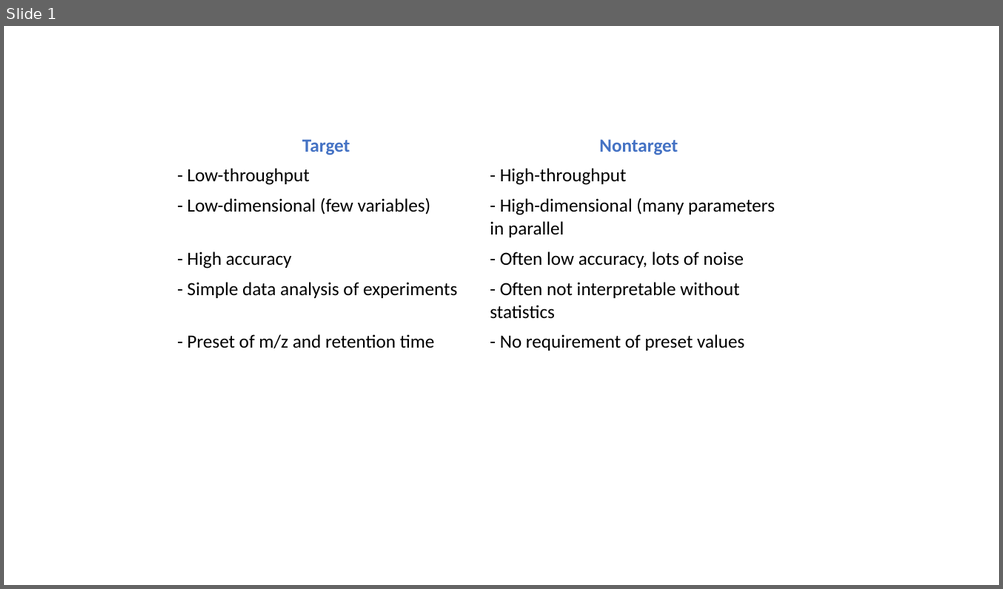
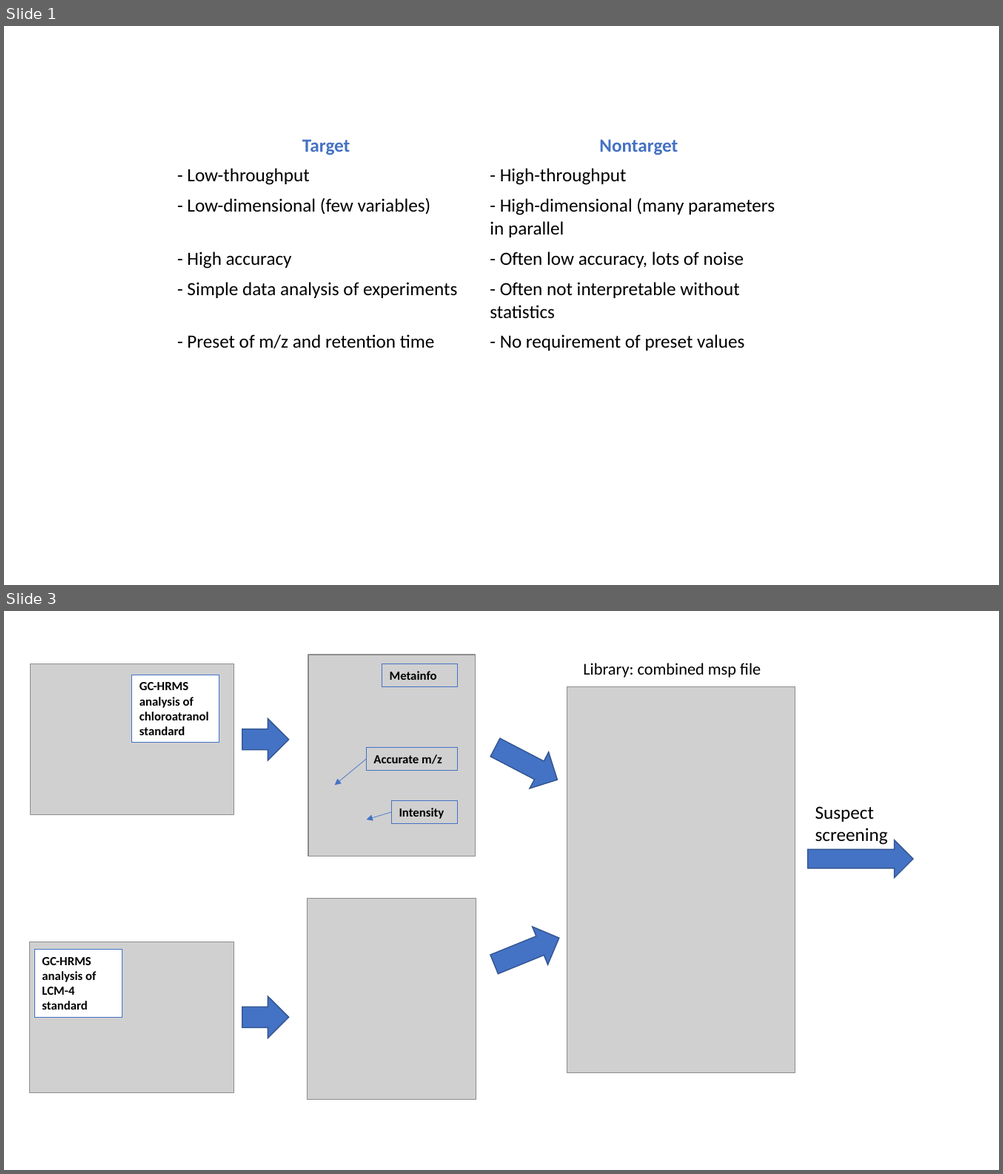
Before and after one commit to WBS-TW/HRMS-SSANTA, a slide deck: images/figures.pptx. Shown one above the other, each under a label of ours: slide 1 before the commit, slides 1 and 3 after it; the slides between them are not shown. The pictures are 1003x589 and 1003x1174 pixels, drawn with LibreOffice and Linux fonts; fonts in the diff are those of the drawing; grey boxes stand for pictures. Boxes give left, top, right and bottom in pixels: in the first picture for what was removed or moved away, otherwise in the second. Text is boxed around its words. In the diff, an @@ line names an element or a change of style, - is before the commit and + after.

```diff
--- a/images/figures.pptx
+++ b/images/figures.pptx
@@ slide 3 added at [4, 611, 999, 1170], background #FFFFFF @@
@@ picture added at [308, 655, 475, 857] @@
@@ picture added at [30, 664, 234, 815] @@
@@ rectangle added at [132, 675, 219, 743], fill #FFFFFF, outline #4472C4 0.75 pt, 12 pt, text #000000, bold @@
+GC-HRMS analysis of chloroatranol standard
@@ rectangle added at [382, 664, 458, 686], outline #4472C4 0.75 pt, 12 pt, text #000000, bold @@
+Metainfo
@@ text added at [583, 663, 760, 678], 16 pt, text #000000 @@
+Library: combined msp file
@@ picture added at [566, 686, 795, 1073] @@
@@ right arrow added at [242, 718, 288, 760], fill #4472C4, outline #325491 1 pt @@
@@ right arrow added at [486, 729, 567, 798], fill #4472C4, outline #325491 1 pt @@
@@ arrow added from (367, 759) to (335, 785), #4472C4 0.5 pt @@
@@ rectangle added at [367, 748, 458, 770], outline #4472C4 0.75 pt, 12 pt, text #000000, bold @@
+Accurate m/z
@@ rectangle added at [391, 801, 457, 823], outline #4472C4 0.75 pt, 12 pt, text #000000, bold @@
+Intensity
@@ text added at [815, 806, 888, 845], 18 pt, text #000000 @@
+Suspect screening
@@ arrow added from (391, 812) to (367, 820), #4472C4 0.5 pt @@
@@ right arrow added at [808, 840, 913, 877], fill #4472C4, outline #325491 1 pt @@
@@ picture added at [307, 898, 476, 1099] @@
@@ right arrow added at [486, 920, 566, 984], fill #4472C4, outline #325491 1 pt @@
@@ picture added at [29, 943, 234, 1093] @@
@@ rectangle added at [34, 950, 122, 1017], fill #FFFFFF, outline #4472C4 0.75 pt, 12 pt, text #000000, bold @@
+GC-HRMS analysis of LCM-4 standard
@@ right arrow added at [242, 997, 288, 1039], fill #4472C4, outline #325491 1 pt @@
```
Also in this commit, not shown: 1 other slide added, 4 other files.
